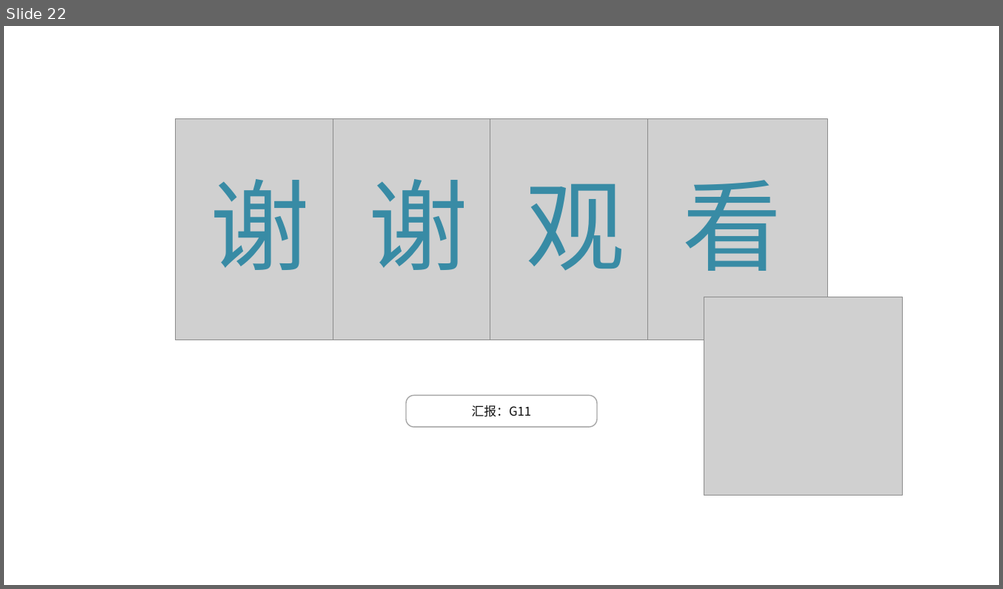
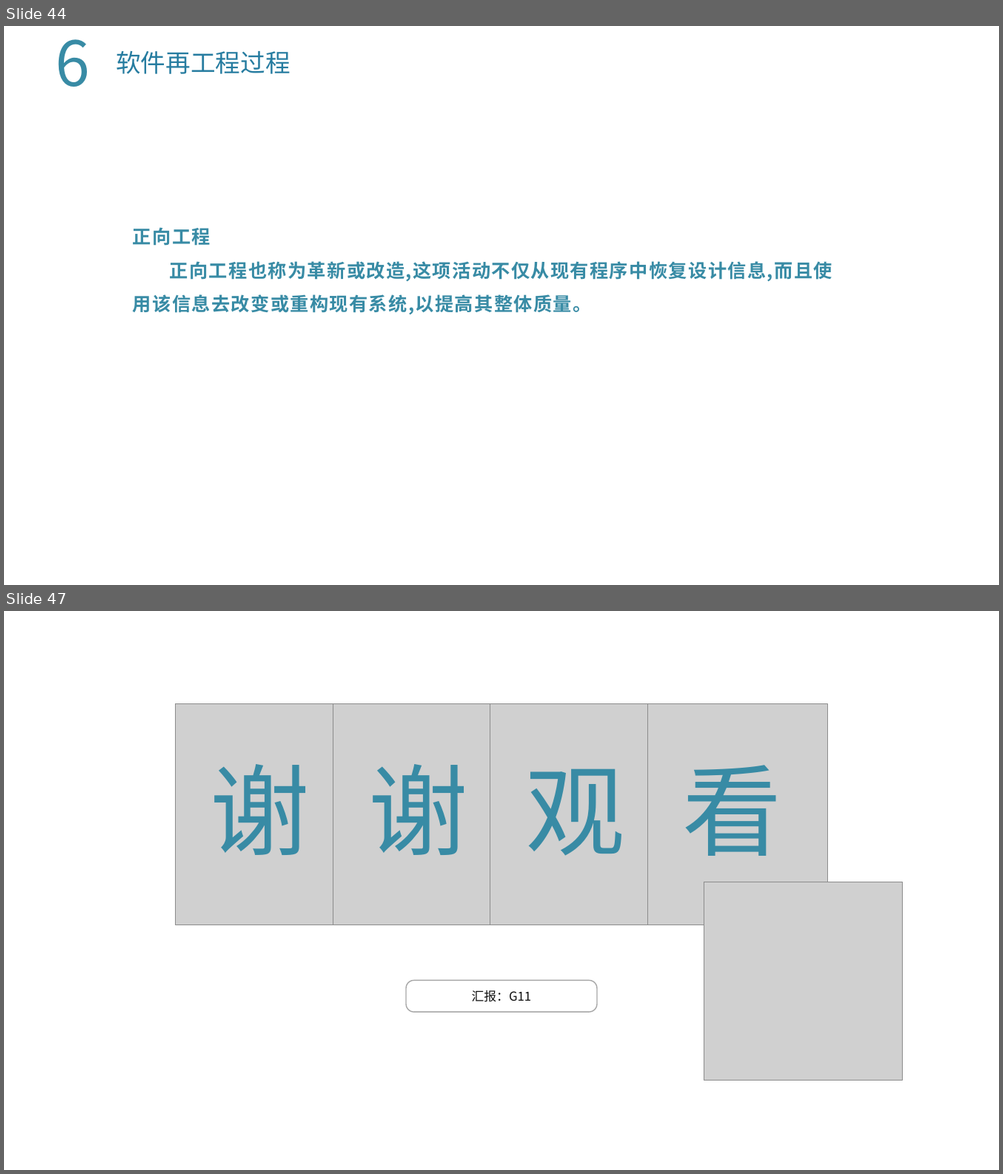
Before and after one commit to lenovo-wu/G11ZUCC, a slide deck: 翻转课堂2.pptx. Shown one above the other, each under a label of ours: slide 22 before the commit, slides 44 and 47 after it; the slides between them are not shown. The pictures are 1003x589 and 1003x1174 pixels, drawn with LibreOffice and Linux fonts; fonts in the diff are those of the drawing; grey boxes stand for pictures; background and template pictures are left out. Boxes give left, top, right and bottom in pixels: in the first picture for what was removed or moved away, otherwise in the second. Text is boxed around its words. In the diff, an @@ line names an element or a change of style, - is before the commit and + after.

```diff
--- a/翻转课堂2.pptx
+++ b/翻转课堂2.pptx
@@ slide 44 added at (4, 26, 999, 585), background picture (left out) @@
@@ text added at (55, 39, 90, 87), 60 pt, text #388BA5 @@
+6
@@ text added at (116, 51, 290, 74), 24 pt, text #267CA0 @@
+软件再工程过程
@@ text added at (133, 227, 832, 315), 18 pt, text #388BA5, bold @@
+正向工程
+正向工程也称为革新或改造,这项活动不仅从现有程序中恢复设计信息,而且使用该信息去改变或重构现有系统,以提高其整体质量。
@@ what was slide 22 is now slide 47 @@
```
Also in this commit, not shown: 20 slides changed, 24 other slides added.
